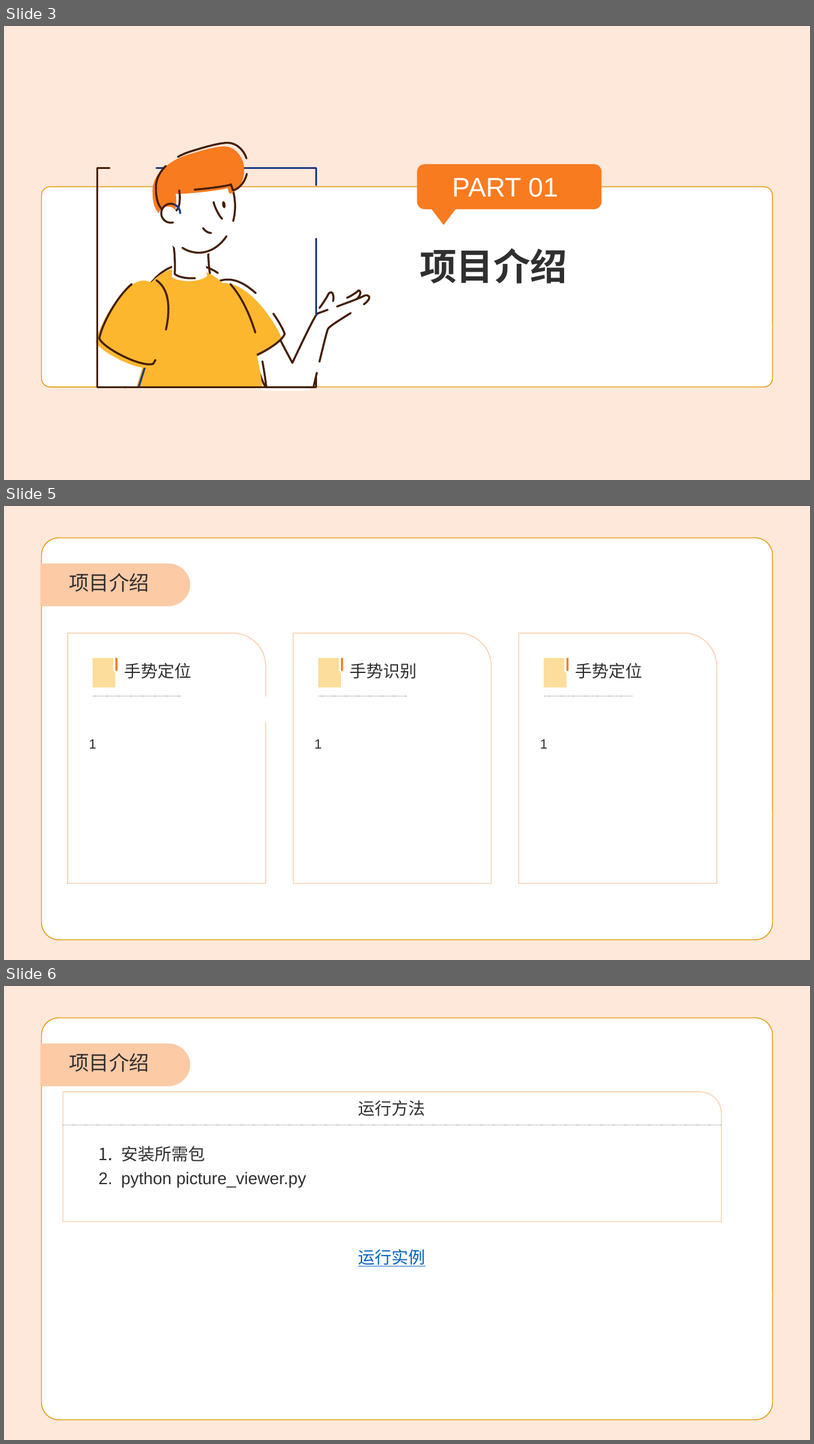
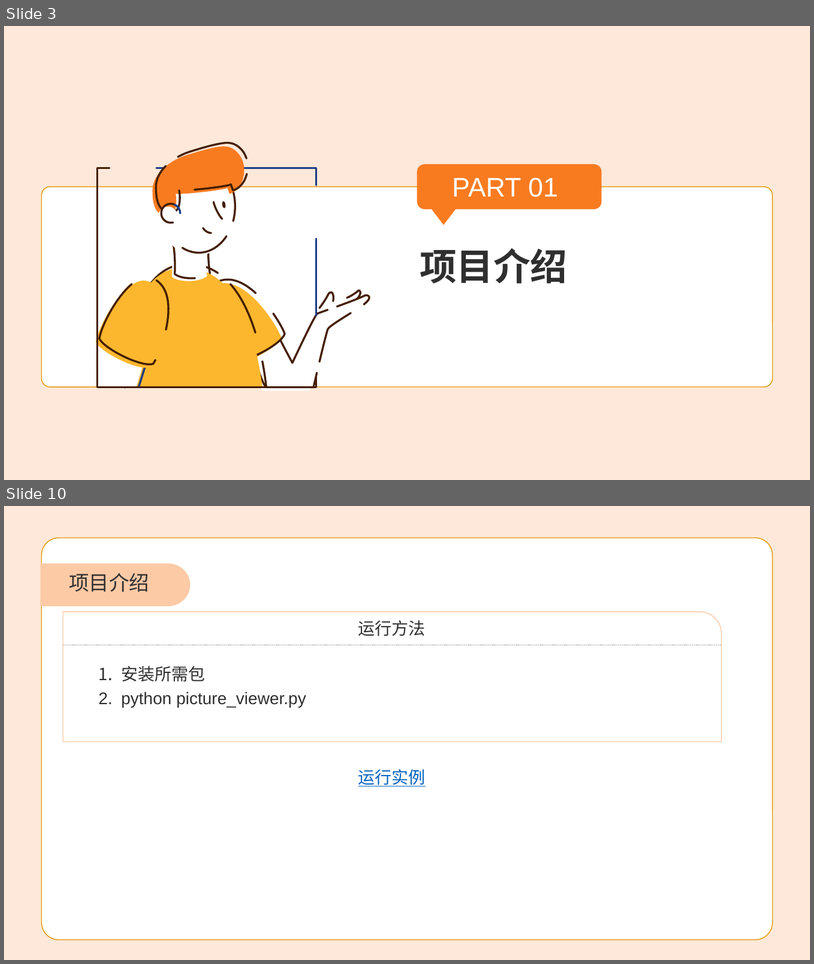
Before and after one commit to luxingzhi27/hci_final_project_hand_gesture_recognition, a slide deck: 一个基于手势识别的图像浏览器.pptx. Shown one above the other, each under a label of ours: slides 3, 5 and 6 before the commit, slides 3 and 10 after it; the slides between them are not shown. The pictures are 814x1444 and 814x964 pixels, drawn with LibreOffice and Linux fonts; fonts in the diff are those of the drawing; background and template pictures are left out. Boxes give left, top, right and bottom in pixels: in the first picture for what was removed or moved away, otherwise in the second. Text is boxed around its words. In the diff, an @@ line names an element or a change of style, - is before the commit and + after.

```diff
--- a/一个基于手势识别的图像浏览器.pptx
+++ b/一个基于手势识别的图像浏览器.pptx
@@ slide 5 removed at [4, 506, 810, 960], background #F97B20 at 17% opacity; not listed: 2 template elements that a slide beside it also shows @@
@@ text removed at [69, 573, 149, 592] @@
-项目介绍
@@ group removed at [68, 633, 266, 883]: 2 texts, 2 freeform shapes, 1 round rect, 1 line @@
-手势定位
-1
@@ group removed at [293, 633, 492, 883]: 2 texts, 2 freeform shapes, 1 round rect, 1 line @@
-手势识别
-1
@@ group removed at [519, 633, 718, 883]: 2 texts, 2 freeform shapes, 1 round rect, 1 line @@
-手势定位
-1
@@ group removed at [260, 697, 333, 729]: 2 freeform shapes, 1 text, 1 line @@
-项目2
@@ what was slide 6 is now slide 10 @@
```
Also in this commit, not shown: 2 slides changed, 6 slides added, 1 other slide removed.
